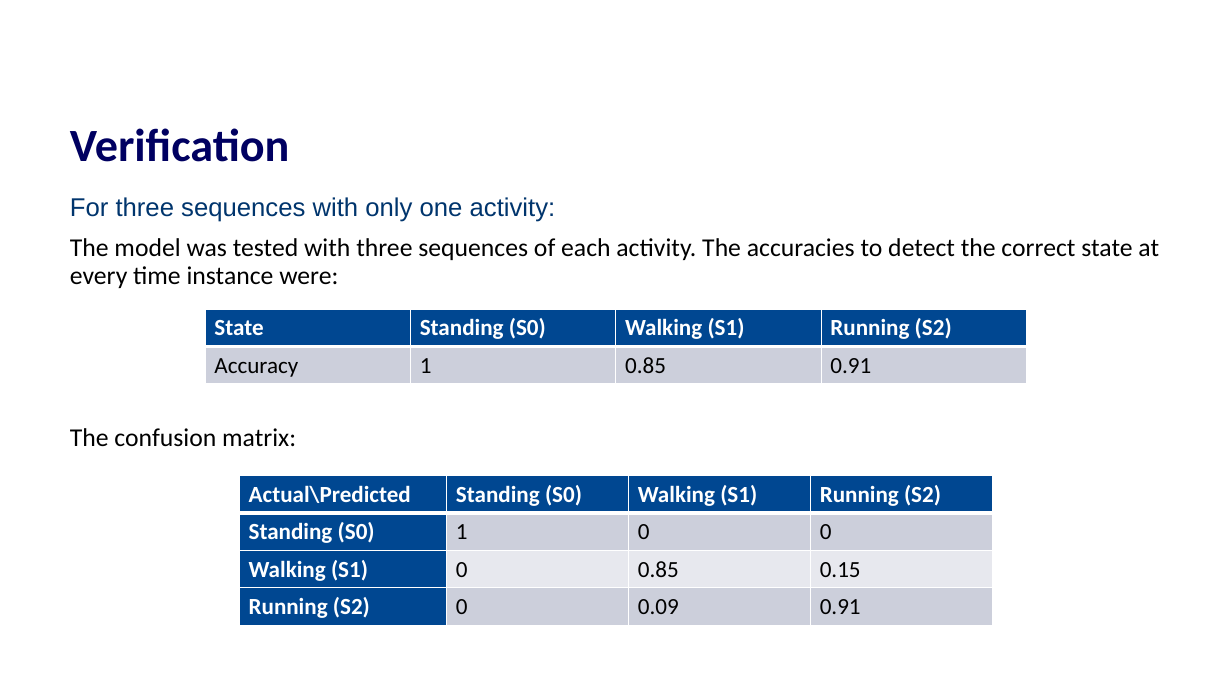
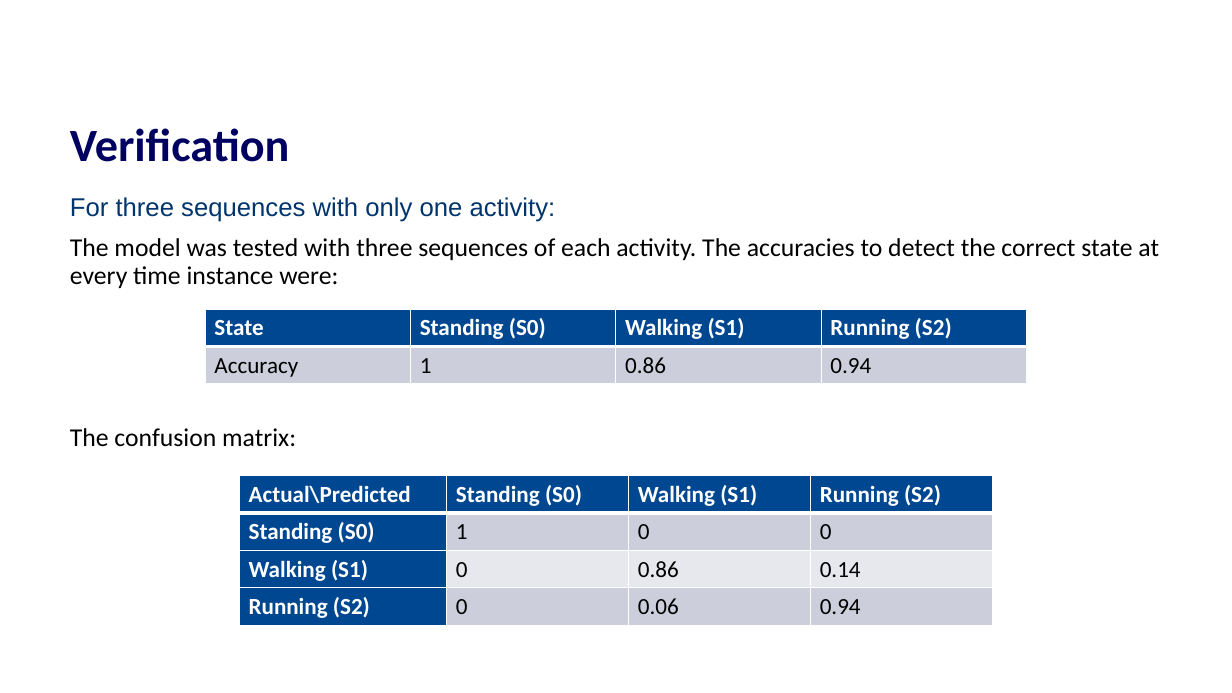
Before and after one commit to TheresaHoesl/PatternRecognition_MachineLearning, a slide deck: slide 9 of Final_project/presentation.pptx. Drawn at 1232x693 pixels with LibreOffice and Linux fonts; fonts in the diff are those of the drawing; background and template pictures are left out. Boxes give left, top, right and bottom in pixels: in the first picture for what was removed or moved away, otherwise in the second. Text is boxed around its words. In the diff, an @@ line names an element or a change of style, - is before the commit and + after.

Commit message:
changes in presentation

```diff
--- a/Final_project/presentation.pptx
+++ b/Final_project/presentation.pptx
@@ table at (205, 309, 1026, 384) @@
-row 2, column 3: 0.85
+row 2, column 3: 0.86
-row 2, column 4: 0.91
+row 2, column 4: 0.94
@@ table at (239, 476, 993, 626) @@
-row 3, column 3: 0.85
+row 3, column 3: 0.86
-row 3, column 4: 0.15
+row 3, column 4: 0.14
-row 4, column 3: 0.09
+row 4, column 3: 0.06
-row 4, column 4: 0.91
+row 4, column 4: 0.94
```
